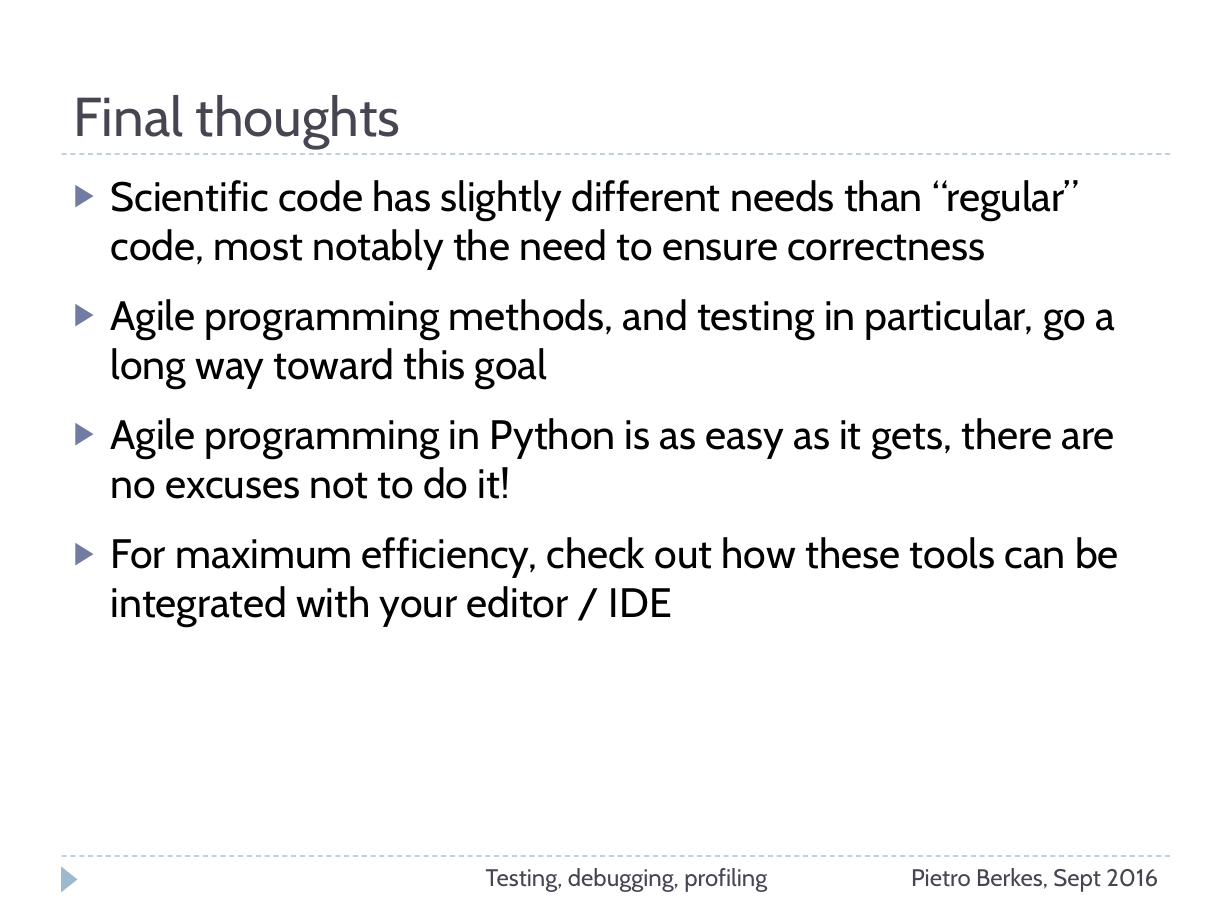
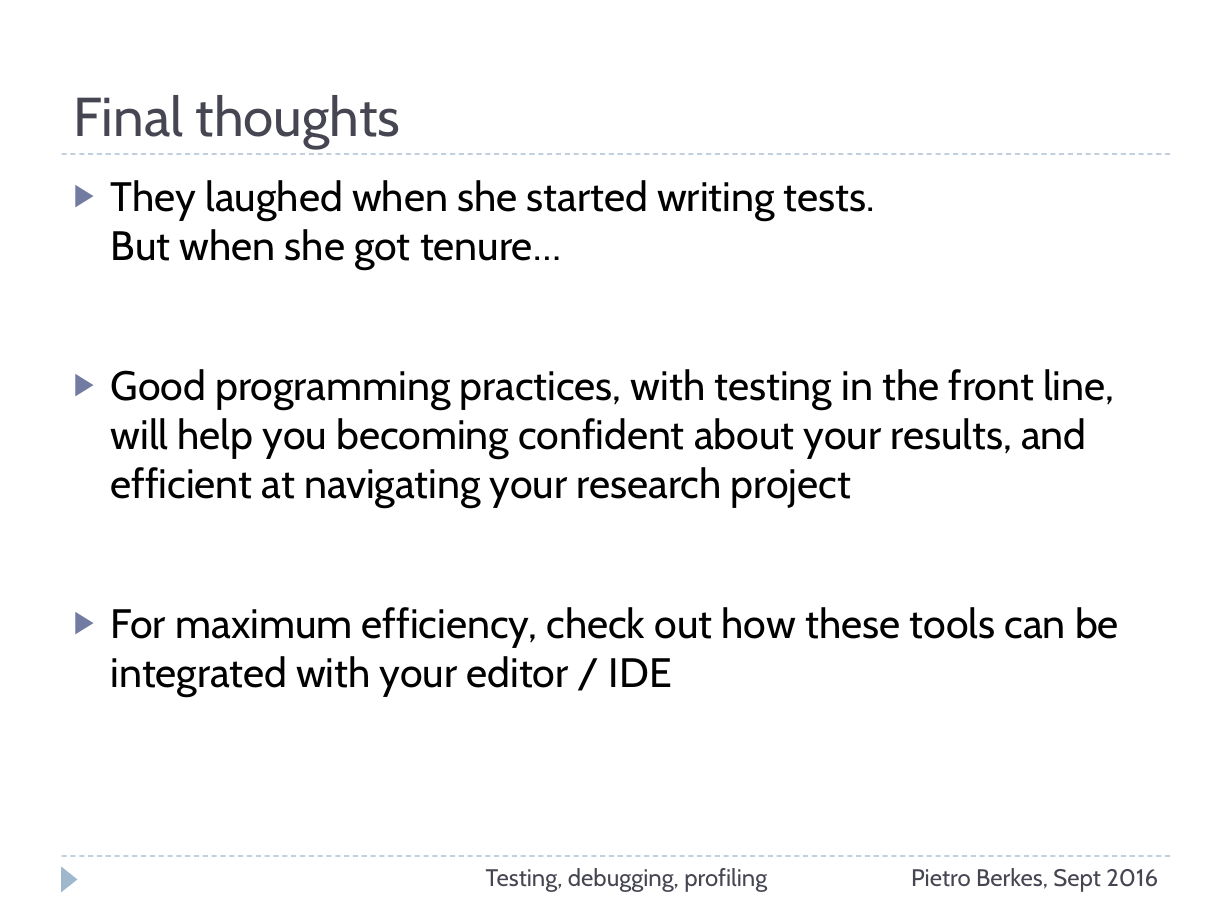
Before and after one commit to ASPP/testing_debugging_profiling, a slide deck: slide 74 of testing-debugging-profiling.pptx (slide 76 before the commit). Drawn at 1232x924 pixels with LibreOffice and Linux fonts; fonts in the diff are those of the drawing. Boxes give left, top, right and bottom in pixels: in the first picture for what was removed or moved away, otherwise in the second. Text is boxed around its words. In the diff, an @@ line names an element or a change of style, - is before the commit and + after.

```diff
--- a/testing-debugging-profiling.pptx
+++ b/testing-debugging-profiling.pptx
@@ text at (x1=111, y1=180, x2=1114, y2=508): text changed @@
-▶ Scientific code has slightly different needs than “regular” code, most notably the need to ensure correctness
-▶ Agile programming methods, and testing in particular, go a long way toward this goal
-▶ Agile programming in Python is as easy as it gets, there are no excuses not to do it!
+▶ They laughed when she started writing tests.
+  But when she got tenure…
+▶ Good programming practices, with testing in the front line, will help you becoming confident about your results, and efficient at navigating your research project
```
Also in this commit, not shown: 26 other slides changed, 2 slides added, 5 slides removed.
